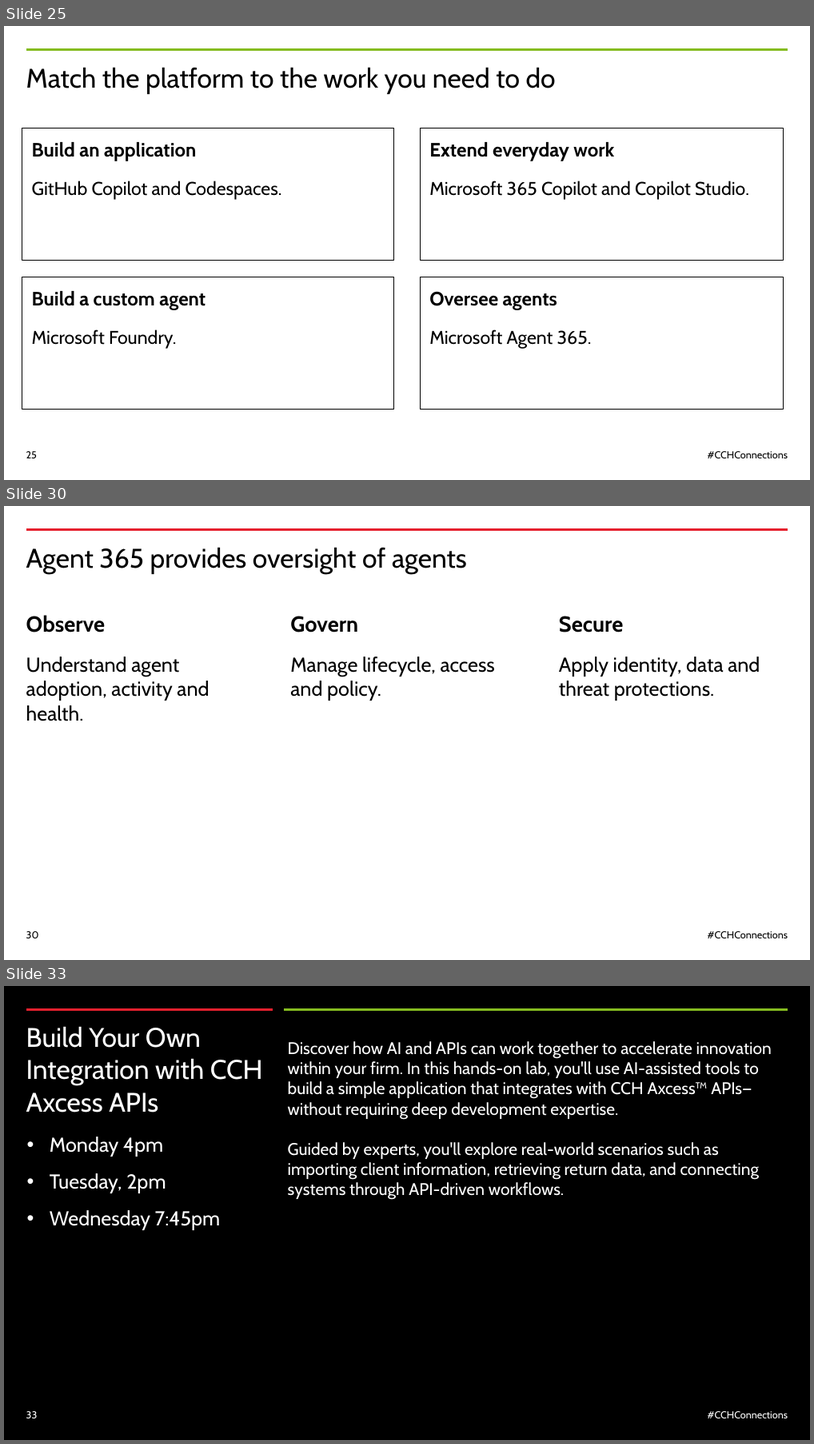
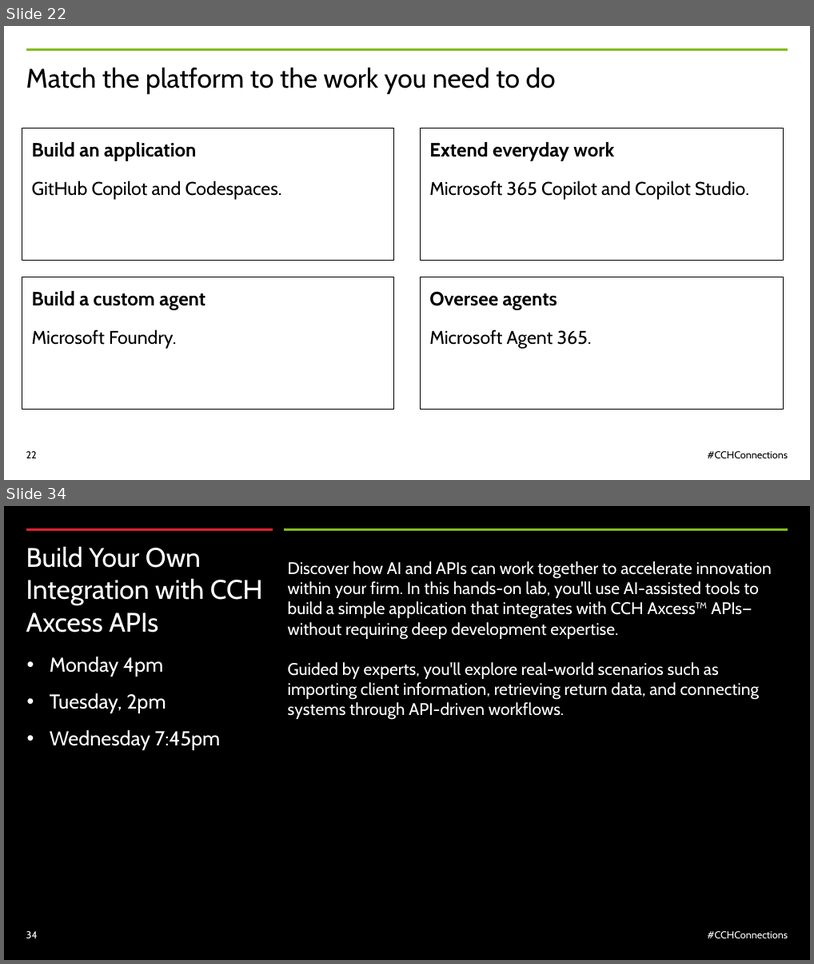
Before and after one commit to nathandyck/wk-tax-api, a slide deck: presentation/CCH-Connections-2026-WK-template.pptx. Shown one above the other, each under a label of ours: slides 25, 30 and 33 before the commit, slides 22 and 34 after it; the slides between them are not shown. The pictures are 814x1444 and 814x964 pixels, drawn with LibreOffice and Linux fonts; fonts in the diff are those of the drawing. Boxes give left, top, right and bottom in pixels: in the first picture for what was removed or moved away, otherwise in the second. Text is boxed around its words. In the diff, an @@ line names an element or a change of style, - is before the commit and + after.

```diff
--- a/presentation/CCH-Connections-2026-WK-template.pptx
+++ b/presentation/CCH-Connections-2026-WK-template.pptx
@@ slide 30 removed at box(4, 506, 810, 960), background #FFFFFF @@
@@ line removed from (789, 529) to (26, 529) @@
@@ title removed at box(26, 547, 467, 574) @@
-Agent 365 provides oversight of agents
@@ text removed at box(26, 615, 105, 632) @@
-Observe
@@ text removed at box(290, 616, 358, 632) @@
-Govern
@@ text removed at box(559, 616, 623, 632) @@
-Secure
@@ text removed at box(26, 656, 209, 721) @@
-Understand agent adoption, activity and health.
@@ text removed at box(290, 656, 495, 700) @@
-Manage lifecycle, access and policy.
@@ text removed at box(559, 656, 760, 700) @@
-Apply identity, data and threat protections.
@@ page number removed at box(26, 931, 39, 938) @@
-30
@@ text removed at box(708, 931, 788, 938) @@
-#CCHConnections
@@ what was slide 25 is now slide 22 @@
@@ page number at box(26, 451, 37, 458): text changed @@
-25
+22
@@ what was slide 33 is now slide 34 @@
@@ page number at box(26, 931, 38, 938): text changed @@
-33
+34
```
Also in this commit, not shown: 5 slides changed, 10 slides added, 12 other slides removed.
